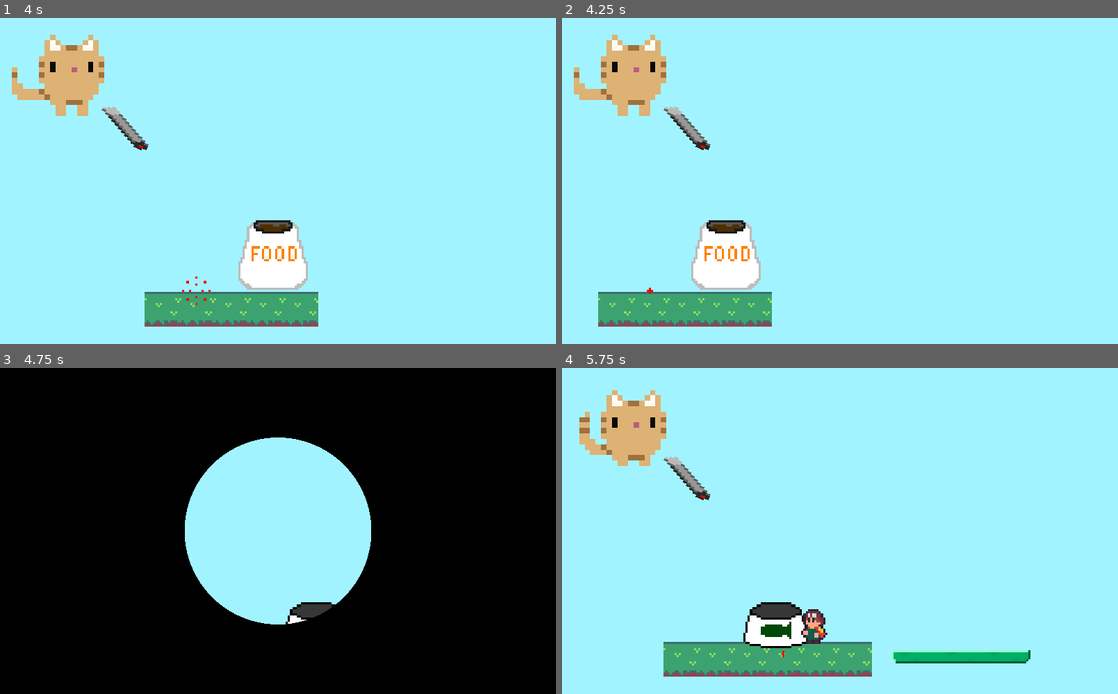
Above: before the commit, frames 1-4 (two rows, left to right).
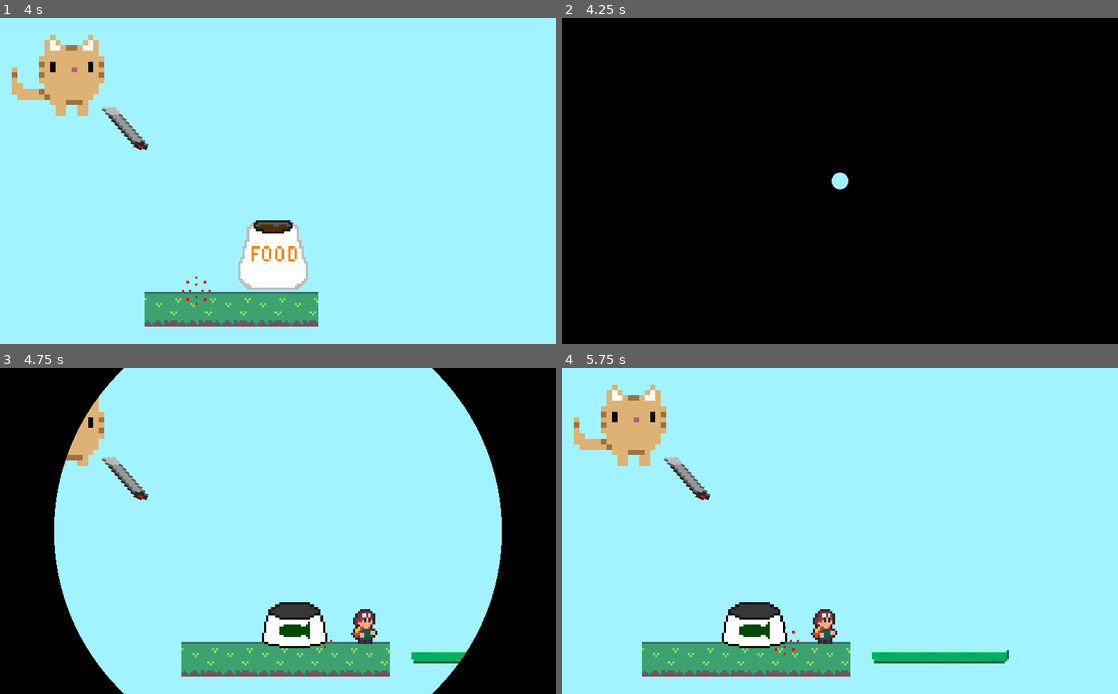
Above: after the commit, the same moments.

Repository: aarongrisez/gmtk2023
Game: Godot game, scene res://World/World4.tscn
Same seed, same stepped clock (60 frames per second), same inputs: the game is played once before the commit and once after it. This scene is started directly instead of the project's main scene. Sound files missing from this copy of the repository are replaced by a short silence.
Inputs (mouse positions are in pixels of both pictures, inside the frame that each line leads up to):
- Up to frame 1 (4 s): move the mouse to (400, 164) at 0.52 s; hold D (right) 0.53-2.03 s; tap Space (jump) at 0.77, 1.52, 3.02, 3.77 s; move the mouse to (166, 197) at 1.27 s; move the mouse to (333, 109) at 2.02 s; hold A (left) 2.03-2.78 s; move the mouse to (250, 246) at 2.77 s; hold D (right) from 2.78 s (still down); move the mouse to (444, 229) at 3.52 s
- Up to frame 2 (4.25 s): keep holding D (right)
- Up to frame 3 (4.75 s): move the mouse to (111, 482) at 4.27 s; release D (right) at 4.28 s; hold A (left) from 4.28 s (still down); tap Space (jump) at 4.52 s
- Up to frame 4 (5.75 s): move the mouse to (867, 531) at 5.02 s; release A (left) at 5.03 s; hold D (right) from 5.03 s (still down)

Frame 1 is identical in both runs. In frame 2, 100% of the frame differs, in the area x 0-100%, y 0-100%; in frame 3, 58%; in frame 4, 4.9%.

Commit message:
fix death counter bug

Diff:
--- a/gmtk2023/Global/Global.gd
+++ b/gmtk2023/Global/Global.gd
@@ -92,8 +92,7 @@
 	emit_signal("blocks_switched")
 
 func restart_game():
-	max_food = 0
-	current_food = 0
+	reset_counters()
 	block_switch = true
 	text_box = ""
 
--- a/gmtk2023/World/World4.tscn
+++ b/gmtk2023/World/World4.tscn
@@ -101,7 +101,7 @@
 position = Vector2( 545, -11 )
 
 [node name="DeathTrigger" parent="Objects" instance=ExtResource( 2 )]
-position = Vector2( 512, 592 )
+position = Vector2( 505, 471 )
 scale = Vector2( 512, 1 )
 
 [node name="FoodBag" parent="Objects" instance=ExtResource( 7 )]
